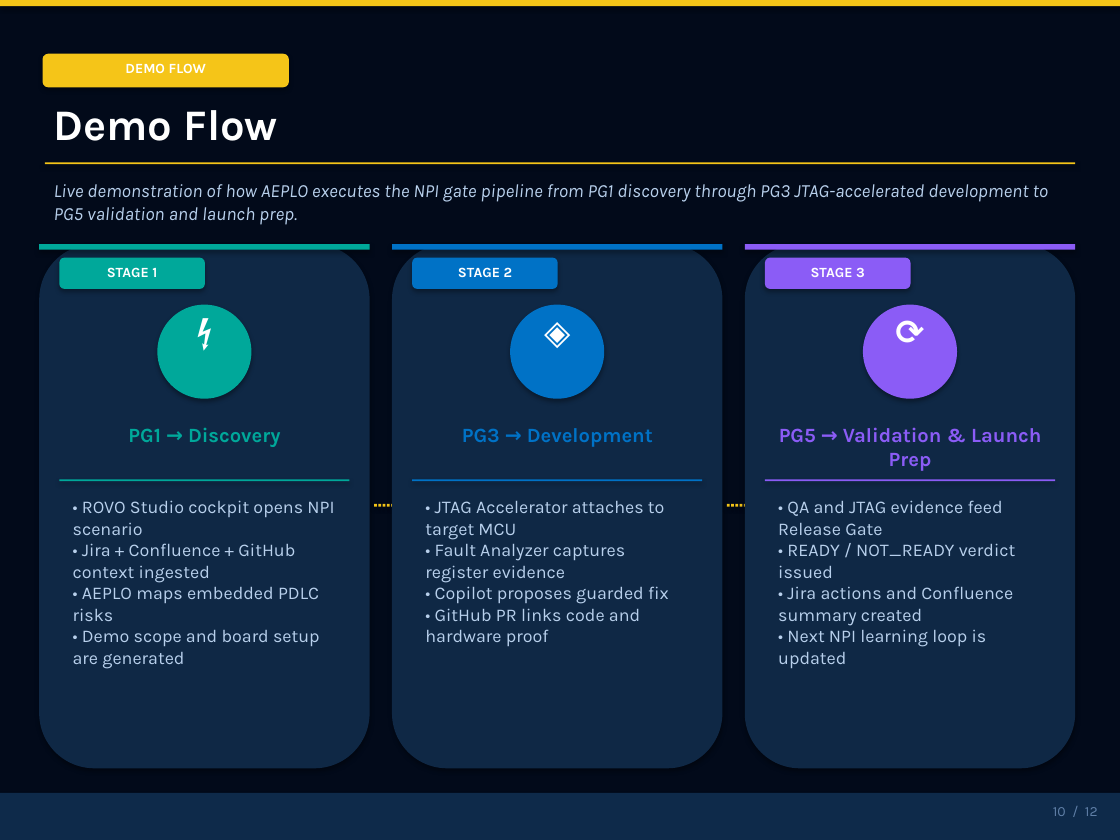
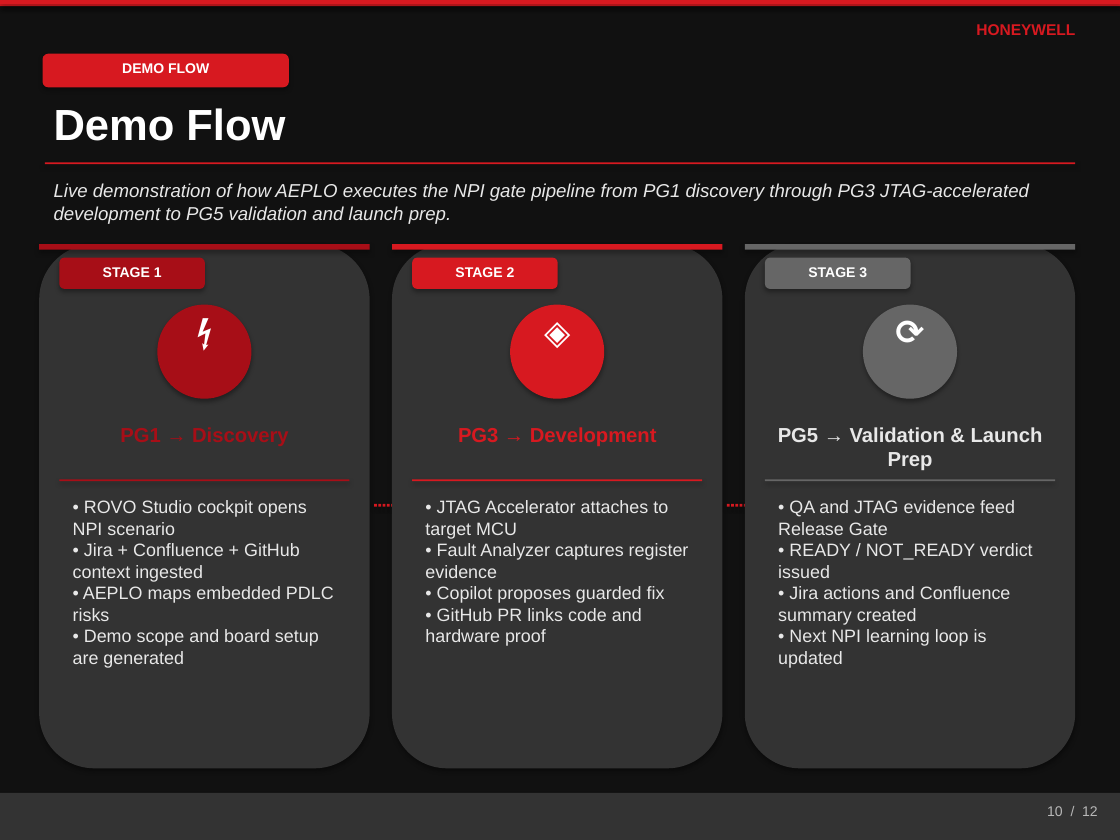
Before and after one commit to shyamnexus/HON_PPT, a slide deck: slide 10 of AI-Driven Embedded Product Lifecycle OrchestratorV5.pptx. Drawn at 1120x840 pixels with LibreOffice and Linux fonts; fonts in the diff are those of the drawing. Boxes give left, top, right and bottom in pixels: in the first picture for what was removed or moved away, otherwise in the second. Text is boxed around its words. In the diff, an @@ line names an element or a change of style, - is before the commit and + after.

```diff
--- a/AI-Driven Embedded Product Lifecycle OrchestratorV5.pptx
+++ b/AI-Driven Embedded Product Lifecycle OrchestratorV5.pptx
@@ rectangle at <box>0,0,1120,840</box>: fill #020A1A to #111111 @@
@@ rectangle added at <box>0,0,1120,4</box>, fill #D71920 @@
@@ text added at <box>976,24,1075,35</box>, 10 pt, text #D71920, bold @@
+HONEYWELL
@@ fill #0F2845 to #333333 in 3 elements at <box>39,244,370,768</box>, <box>392,244,722,768</box>, <box>745,244,1075,768</box> @@
@@ font Karla to Arial in 8 elements at <box>122,63,209,73</box>, <box>54,108,285,141</box>, <box>103,267,162,277</box>, <box>455,267,515,277</box>, <box>808,267,867,277</box>, <box>158,305,252,399</box>, <box>510,305,604,399</box>, <box>862,305,956,399</box> @@
@@ text "PG1 → Discovery" at <box>120,427,288,446</box>: font Karla to Arial, text colour #00A89A to #A70E17 @@
@@ text "PG3 → Development" at <box>458,427,657,446</box>: font Karla to Arial, text colour #0072C6 to #D71920 @@
@@ text "PG5 → Validation & Launch ..." at <box>778,427,1043,470</box>: font Karla to Arial, text colour #8B5CF6 to #E8E8E8 @@
@@ fill #00A89A to #A70E17 in 4 elements at <box>39,244,370,250</box>, <box>59,258,205,289</box>, <box>158,305,252,399</box>, <box>59,479,349,482</box> @@
@@ fill #0072C6 to #D71920 in 4 elements at <box>392,244,722,250</box>, <box>412,258,558,289</box>, <box>510,305,604,399</box>, <box>412,479,702,482</box> @@
@@ fill #8B5CF6 to #666666 in 4 elements at <box>745,244,1075,250</box>, <box>765,258,911,289</box>, <box>862,305,956,399</box>, <box>765,479,1055,482</box> @@
@@ fill #F5C518 to #D71920 in 13 elements at <box>0,0,1120,7</box>, <box>43,54,289,87</box>, <box>45,162,1075,165</box>, <box>374,504,377,507</box>, <box>379,504,382,507</box>, <box>383,504,386,507</box>, <box>386,504,390,507</box>, <box>391,504,394,507</box>, <box>727,504,730,507</box>, <box>731,504,735,507</box>, <box>736,504,739,507</box>, <box>739,504,743,507</box>, <box>744,504,747,507</box> @@
@@ font Karla to Arial, text colour #B8D0EC to #E8E8E8 in 4 elements at <box>54,183,1029,224</box>, <box>73,500,334,668</box>, <box>425,500,689,646</box>, <box>778,500,1033,668</box> @@
@@ rectangle at <box>0,793,1120,840</box>: fill #0E2A4A to #333333 @@
@@ text "10 / 12" at <box>1047,806,1098,816</box>: font Karla to Arial, text colour #6080A8 to #B8B8B8 @@
```
Also in this commit, not shown: 12 other slides changed, 1 other file.
